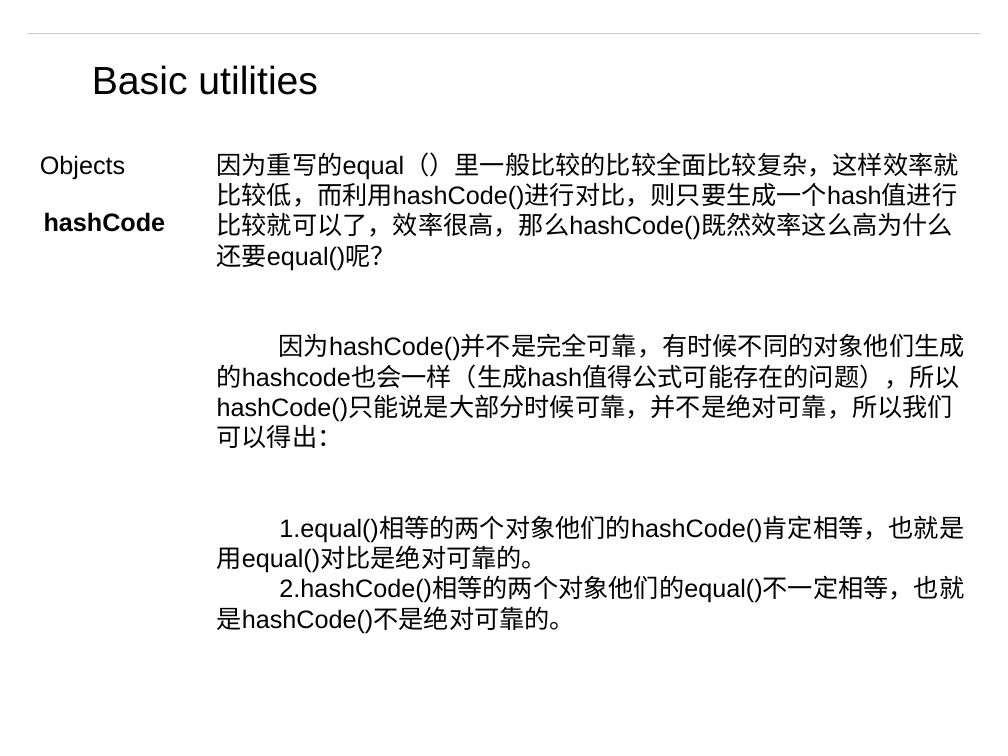
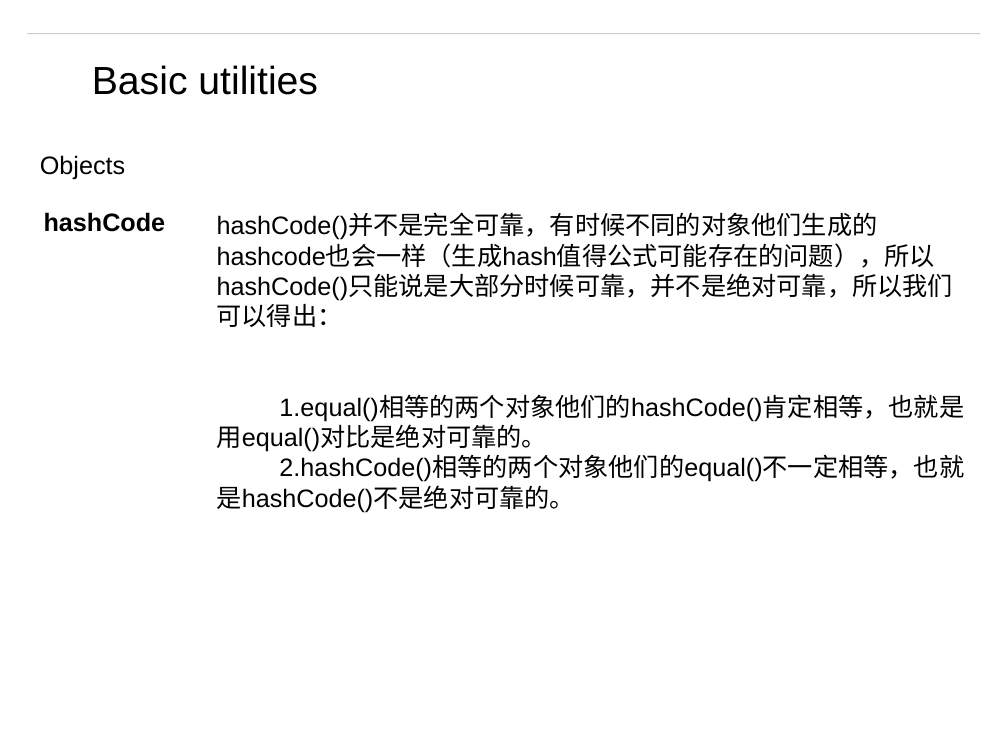
Before and after one commit to matt19870107/Guava, a slide deck: slide 15 of Guava.pptm. Drawn at 1008x756 pixels with LibreOffice and Linux fonts; fonts in the diff are those of the drawing; background and template pictures are left out. Boxes give left, top, right and bottom in pixels: in the first picture for what was removed or moved away, otherwise in the second. Text is boxed around its words. In the diff, an @@ line names an element or a change of style, - is before the commit and + after.

```diff
--- a/Guava.pptm
+++ b/Guava.pptm
@@ text at <box>217,214,953,327</box>: text changed @@
-因为重写的equal（）里一般比较的比较全面比较复杂，这样效率就比较低，而利用hashCode()进行对比，则只要生成一个hash值进行比较就可以了，效率很高，那么hashCode()既然效率这么高为什么还要equal()呢？
-因为hashCode()并不是完全可靠，有时候不同的对象他们生成的hashcode也会一样（生成hash值得公式可能存在的问题），所以hashCode()只能说是大部分时候可靠，并不是绝对可靠，所以我们可以得出：
+hashCode()并不是完全可靠，有时候不同的对象他们生成的hashcode也会一样（生成hash值得公式可能存在的问题），所以hashCode()只能说是大部分时候可靠，并不是绝对可靠，所以我们可以得出：
```
Also in this commit, not shown: 1 other file.
